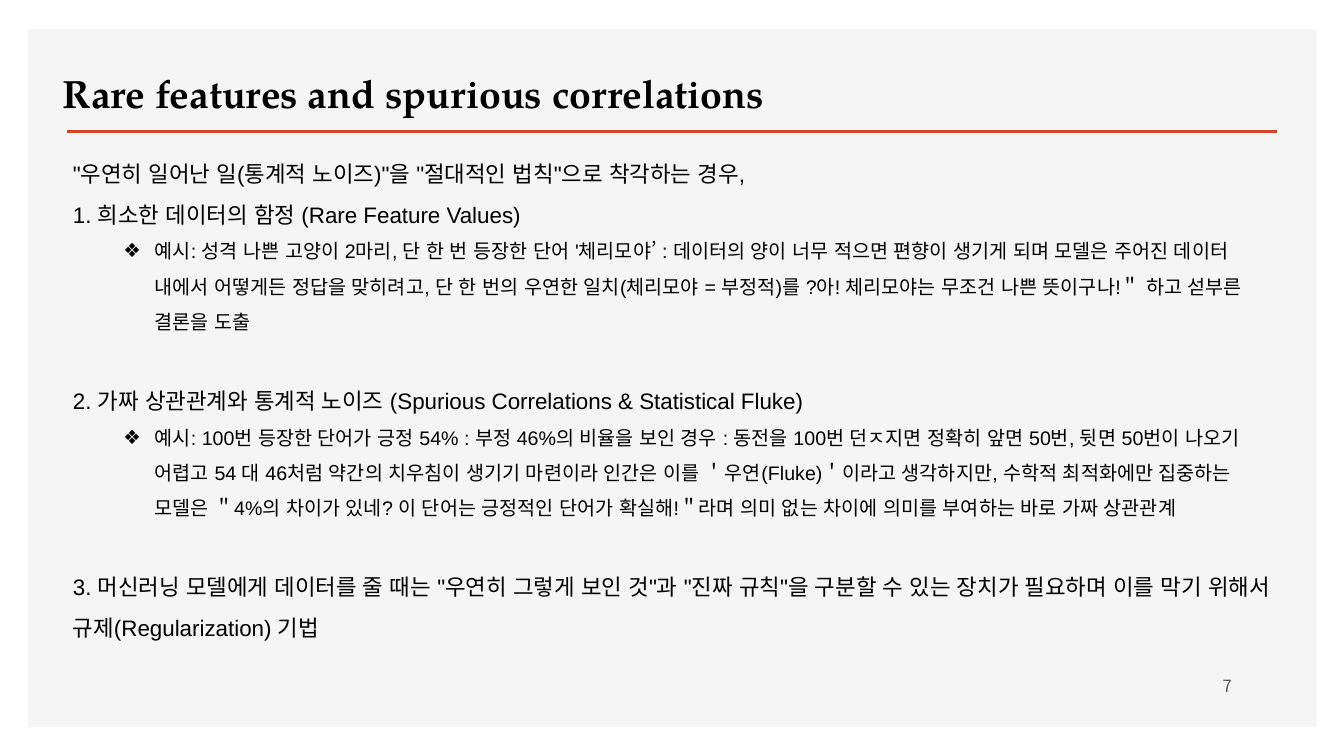
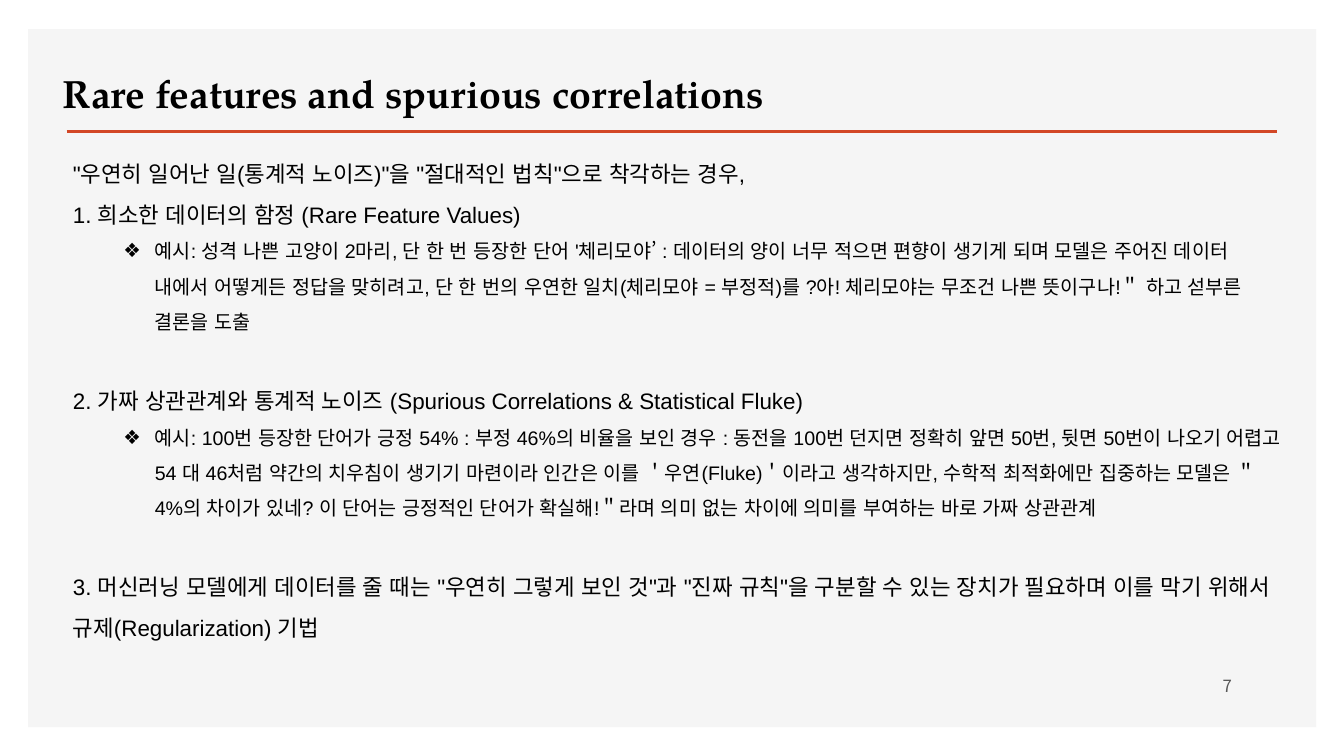
Before and after one commit to ancestor9/2026_Fall_Deep-Learning-with-Python, a slide deck: slide 7 of Chapter 5 Fundamentals of machine learning.pptx. Drawn at 1344x756 pixels with LibreOffice and Linux fonts; fonts in the diff are those of the drawing; background and template pictures are left out. Boxes give left, top, right and bottom in pixels: in the first picture for what was removed or moved away, otherwise in the second. Text is boxed around its words. In the diff, an @@ line names an element or a change of style, - is before the commit and + after.

```diff
--- a/Chapter 5 Fundamentals of machine learning.pptx
+++ b/Chapter 5 Fundamentals of machine learning.pptx
@@ text at box(155, 428, 1281, 517): text changed @@
-  ❖ 예시: 100번 등장한 단어가 긍정 54% : 부정 46%의 비율을 보인 경우 : 동전을 100번 던ㅈ지면 정확히 앞면 50번, 뒷면 50번이 나오기 어렵고 54 대 46처럼 약간의 치우침이 생기기 마련이라 인간은 이를 ＇우연(Fluke)＇이라고 생각하지만, 수학적 최적화에만 집중하는 모델은 ＂4%의 차이가 있네? 이 단어는 긍정적인 단어가 확실해!＂라며 의미 없는 차이에 의미를 부여하는 바로 가짜 상관관계
+  ❖ 예시: 100번 등장한 단어가 긍정 54% : 부정 46%의 비율을 보인 경우 : 동전을 100번 던지면 정확히 앞면 50번, 뒷면 50번이 나오기 어렵고 54 대 46처럼 약간의 치우침이 생기기 마련이라 인간은 이를 ＇우연(Fluke)＇이라고 생각하지만, 수학적 최적화에만 집중하는 모델은 ＂4%의 차이가 있네? 이 단어는 긍정적인 단어가 확실해!＂라며 의미 없는 차이에 의미를 부여하는 바로 가짜 상관관계
```
Also in this commit, not shown: 2 other slides changed, 1 slide added.
